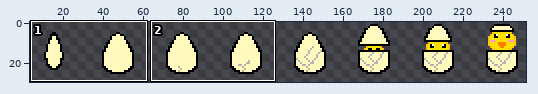
A sprite sheet gets an edit: player/sprites/hatching.png. Above, an overview of the earlier version with the close-up marked.
Close-up. As it was:
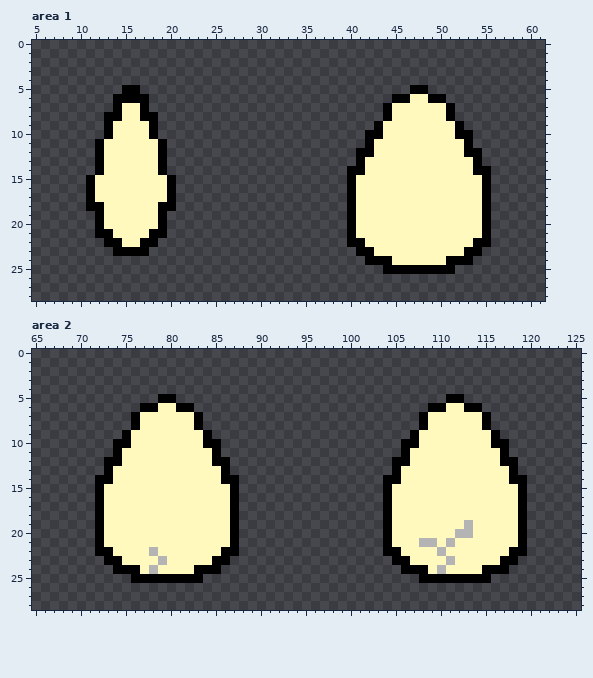
The file is 256x32 pixels. Shown: area 1: x 5..61, y 0..28; area 2: x 65..125, y 0..28. The wide view leaves out empty margins. The commit also changed other parts of the picture, which this record leaves out.
Once edited:
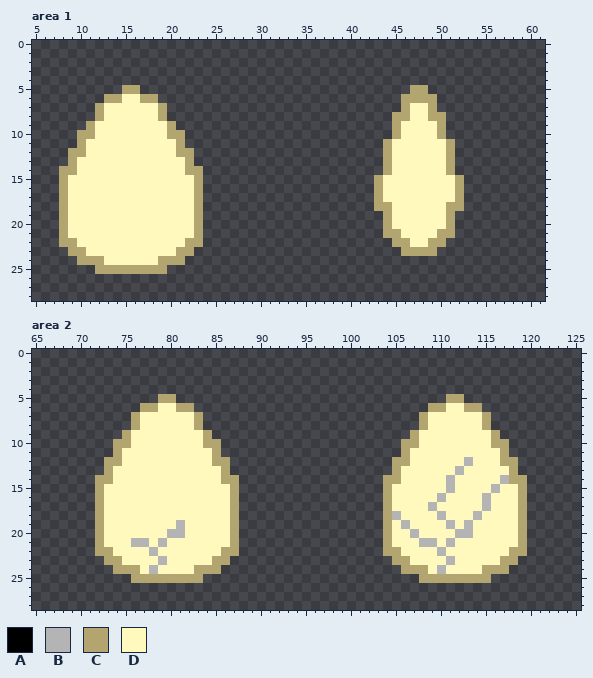
Palette (. is transparent): A #000000  B #b4b4b4  C #b3a56f  D #fff9bd
Edits made:
--- area 1
@@ x 5..61 @@
  4 .........................................................
- 5 ..........AA..............................AA.............
- 6 .........AAAA...........................AADDAA...........
- 7 .........ADDA..........................ADDDDDDA..........
- 8 ........AADDAA.........................ADDDDDDA..........
- 9 ........ADDDDA........................ADDDDDDDDA.........
-10 ........ADDDDA.......................AADDDDDDDDAA........
-11 .......ADDDDDDA......................ADDDDDDDDDDA........
-12 .......ADDDDDDA.....................AADDDDDDDDDDAA.......
-13 .......ADDDDDDA.....................ADDDDDDDDDDDDA.......
-14 .......ADDDDDDA....................AADDDDDDDDDDDDAA......
-15 ......ADDDDDDDDA...................ADDDDDDDDDDDDDDA......
-16 ......ADDDDDDDDA...................ADDDDDDDDDDDDDDA......
-17 ......ADDDDDDDDA...................ADDDDDDDDDDDDDDA......
-18 ......AADDDDDDAA...................ADDDDDDDDDDDDDDA......
-19 .......ADDDDDDA....................ADDDDDDDDDDDDDDA......
-20 .......ADDDDDDA....................ADDDDDDDDDDDDDDA......
-21 .......AADDDDAA....................ADDDDDDDDDDDDDDA......
-22 ........AADDAA.....................AADDDDDDDDDDDDAA......
-23 .........AAAA.......................AADDDDDDDDDDAA.......
-24 .....................................AAADDDDDDAAA........
-25 .......................................AAAAAAAA..........
+ 5 ..........CC..............................CC.............
+ 6 ........CCDDCC...........................CCCC............
+ 7 .......CDDDDDDC..........................CDDC............
+ 8 .......CDDDDDDC.........................CCDDCC...........
+ 9 ......CDDDDDDDDC........................CDDDDC...........
+10 .....CCDDDDDDDDCC.......................CDDDDC...........
+11 .....CDDDDDDDDDDC......................CDDDDDDC..........
+12 ....CCDDDDDDDDDDCC.....................CDDDDDDC..........
+13 ....CDDDDDDDDDDDDC.....................CDDDDDDC..........
+14 ...CCDDDDDDDDDDDDCC....................CDDDDDDC..........
+15 ...CDDDDDDDDDDDDDDC...................CDDDDDDDDC.........
+16 ...CDDDDDDDDDDDDDDC...................CDDDDDDDDC.........
+17 ...CDDDDDDDDDDDDDDC...................CDDDDDDDDC.........
+18 ...CDDDDDDDDDDDDDDC...................CCDDDDDDCC.........
+19 ...CDDDDDDDDDDDDDDC....................CDDDDDDC..........
+20 ...CDDDDDDDDDDDDDDC....................CDDDDDDC..........
+21 ...CDDDDDDDDDDDDDDC....................CCDDDDCC..........
+22 ...CCDDDDDDDDDDDDCC.....................CCDDCC...........
+23 ....CCDDDDDDDDDDCC.......................CCCC............
+24 .....CCCDDDDDDCCC........................................
+25 .......CCCCCCCC..........................................
 26 .........................................................
--- area 2
@@ x 65..125 @@
  4 .............................................................
- 5 ..............AA..............................AA.............
- 6 ............AADDAA..........................AADDAA...........
- 7 ...........ADDDDDDA........................ADDDDDDA..........
- 8 ...........ADDDDDDA........................ADDDDDDA..........
- 9 ..........ADDDDDDDDA......................ADDDDDDDDA.........
-10 .........AADDDDDDDDAA....................AADDDDDDDDAA........
-11 .........ADDDDDDDDDDA....................ADDDDDDDDDDA........
-12 ........AADDDDDDDDDDAA..................AADDDDDDDDDDAA.......
-13 ........ADDDDDDDDDDDDA..................ADDDDDDDDDDDDA.......
-14 .......AADDDDDDDDDDDDAA................AADDDDDDDDDDDDAA......
-15 .......ADDDDDDDDDDDDDDA................ADDDDDDDDDDDDDDA......
-16 .......ADDDDDDDDDDDDDDA................ADDDDDDDDDDDDDDA......
-17 .......ADDDDDDDDDDDDDDA................ADDDDDDDDDDDDDDA......
-18 .......ADDDDDDDDDDDDDDA................ADDDDDDDDDDDDDDA......
-19 .......ADDDDDDDDDDDDDDA................ADDDDDDDDBDDDDDA......
-20 .......ADDDDDDDDDDDDDDA................ADDDDDDDBBDDDDDA......
-21 .......ADDDDDDDDDDDDDDA................ADDDBBDBDDDDDDDA......
-22 .......AADDDDBDDDDDDDAA................AADDDDBDDDDDDDAA......
-23 ........AADDDDBDDDDDAA..................AADDDDBDDDDDAA.......
-24 .........AAADBDDDDAAA....................AAADBDDDDAAA........
-25 ...........AAAAAAAA........................AAAAAAAA..........
+ 5 ..............CC..............................CC.............
+ 6 ............CCDDCC..........................CCDDCC...........
+ 7 ...........CDDDDDDC........................CDDDDDDC..........
+ 8 ...........CDDDDDDC........................CDDDDDDC..........
+ 9 ..........CDDDDDDDDC......................CDDDDDDDDC.........
+10 .........CCDDDDDDDDCC....................CCDDDDDDDDCC........
+11 .........CDDDDDDDDDDC....................CDDDDDDDDDDC........
+12 ........CCDDDDDDDDDDCC..................CCDDDDDDBDDDCC.......
+13 ........CDDDDDDDDDDDDC..................CDDDDDDBDDDDDC.......
+14 .......CCDDDDDDDDDDDDCC................CCDDDDDBDDDDDBCC......
+15 .......CDDDDDDDDDDDDDDC................CDDDDDDBDDDDBDDC......
+16 .......CDDDDDDDDDDDDDDC................CDDDDDBDDDDBDDDC......
+17 .......CDDDDDDDDDDDDDDC................CDDDDBDDDDDBDDDC......
+18 .......CDDDDDDDDDDDDDDC................CBDDDDBDDDBDDDDC......
+19 .......CDDDDDDDDBDDDDDC................CDBDDDDBDBDDDDDC......
+20 .......CDDDDDDDBBDDDDDC................CDDBDDDDBBDDDDDC......
+21 .......CDDDBBDBDDDDDDDC................CDDDBBDBDDDDDDDC......
+22 .......CCDDDDBDDDDDDDCC................CCDDDDBDDDDDDDCC......
+23 ........CCDDDDBDDDDDCC..................CCDDDDBDDDDDCC.......
+24 .........CCCDBDDDDCCC....................CCCDBDDDDCCC........
+25 ...........CCCCCCCC........................CCCCCCCC..........
 26 .............................................................
Pixel boxes of the changes (left, top, right, bottom) in both close-ups:
changed: (59, 85, 203, 274)
changed: (347, 85, 491, 274)
changed: (95, 394, 239, 583)
changed: (383, 394, 527, 583)
